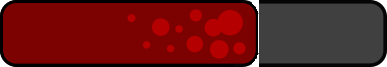
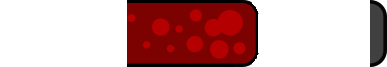
The second 387px x 67px image is a revision of the first. Changes to its layers:
hid "Middle" over <box>16,0,127,67</box>
hid "LCap" over <box>0,0,16,67</box>
hid "BGMiddle", moved it above "BGCap", painted on it over <box>15,0,370,67</box>
